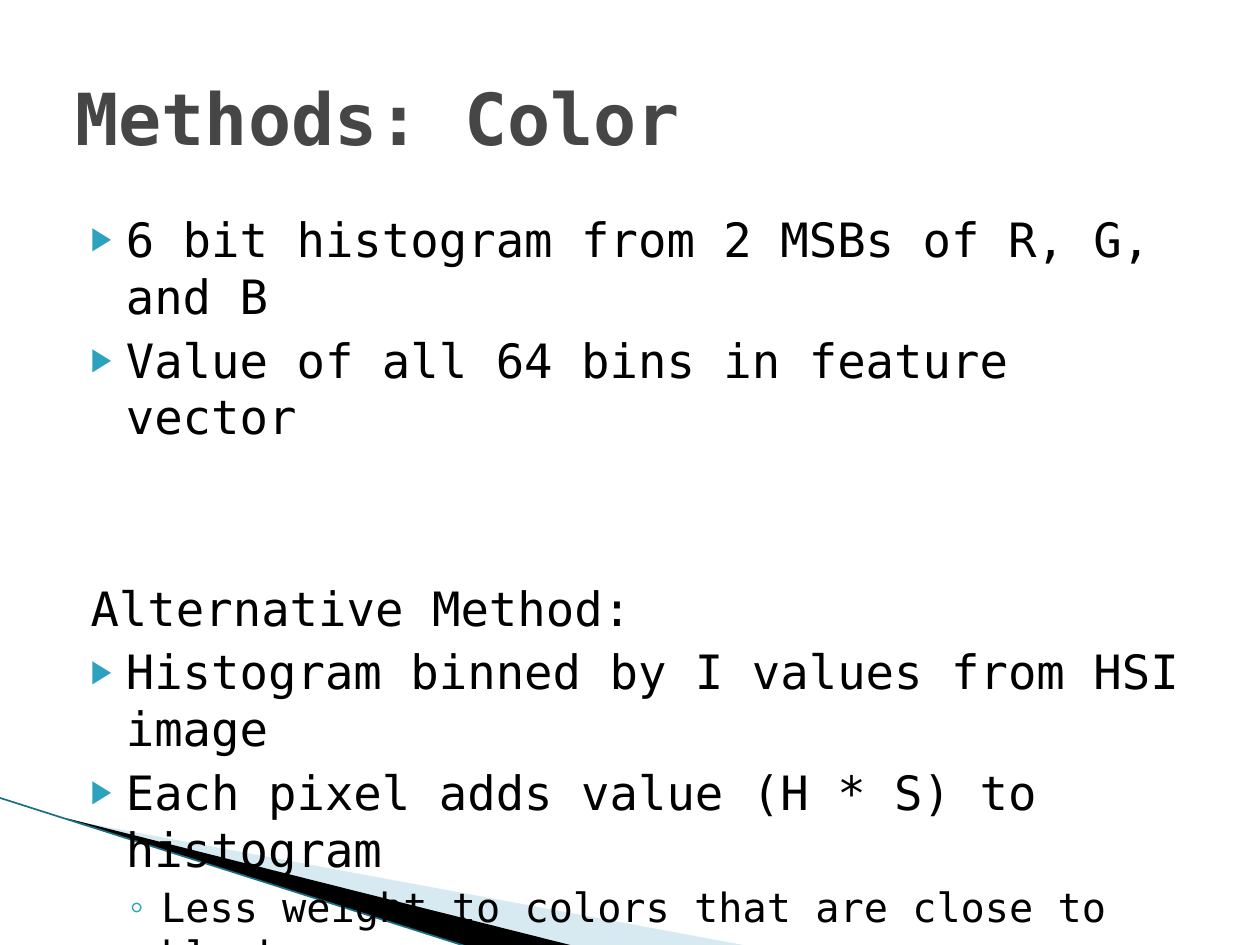
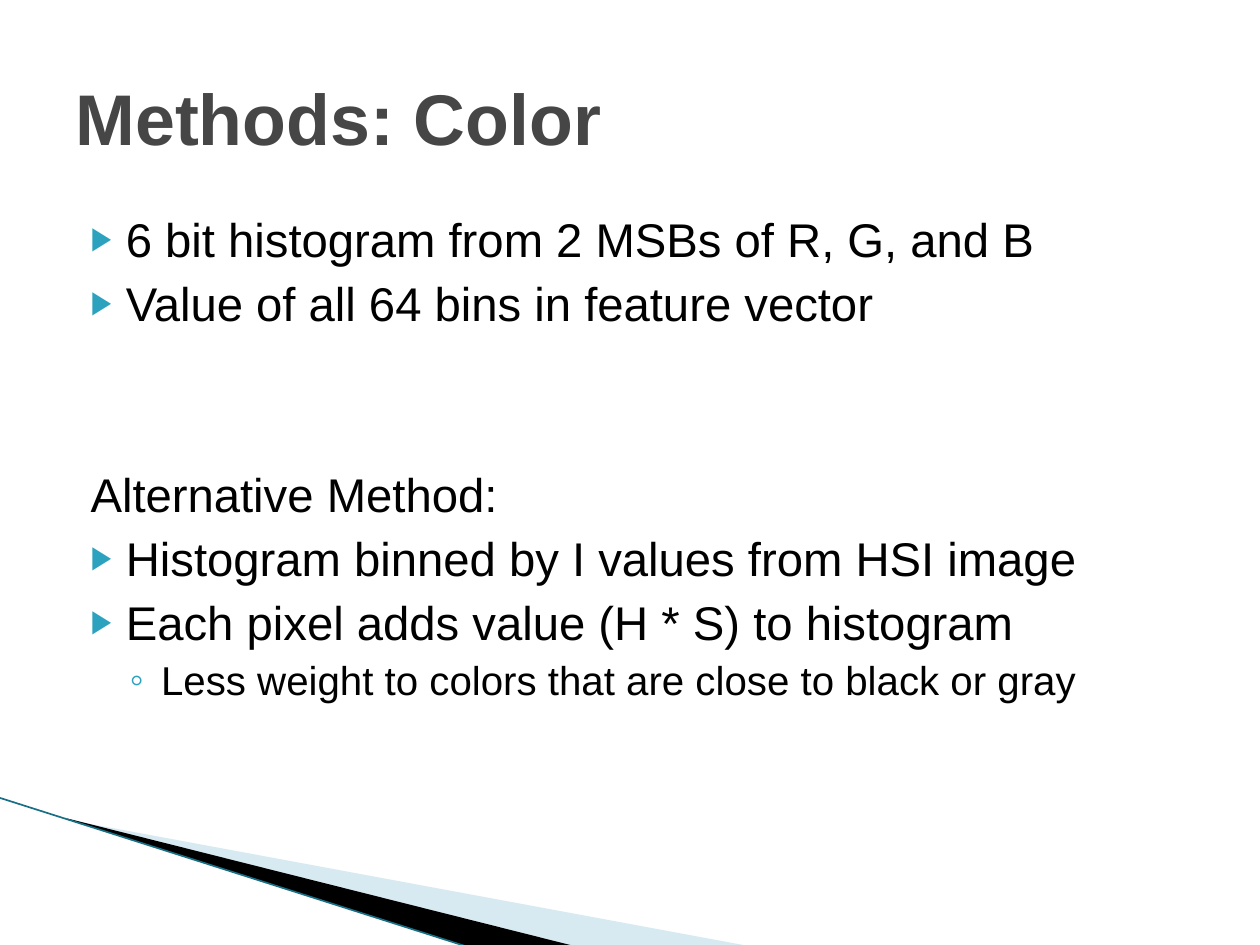
Before and after one commit to vfasburg/cse_803, a slide deck: slide 5 of documents/830_Presentation_Fasburg_Thomas_Reiff.pptx. Drawn at 1260x945 pixels with LibreOffice and Linux fonts; fonts in the diff are those of the drawing; background and template pictures are left out. Boxes give left, top, right and bottom in pixels: in the first picture for what was removed or moved away, otherwise in the second. Text is boxed around its words. In the diff, an @@ line names an element or a change of style, - is before the commit and + after.

```diff
--- a/documents/830_Presentation_Fasburg_Thomas_Reiff.pptx
+++ b/documents/830_Presentation_Fasburg_Thomas_Reiff.pptx
@@ title "Methods: Color" at (x1=75, y1=93, x2=601, y2=146): font DejaVu Sans Mono to Arial @@
@@ text "6 bit histogram from 2 ..." at (x1=91, y1=222, x2=1076, y2=703): font DejaVu Sans Mono to Arial @@
```
Also in this commit, not shown: 13 other slides changed, 1 slide added.
